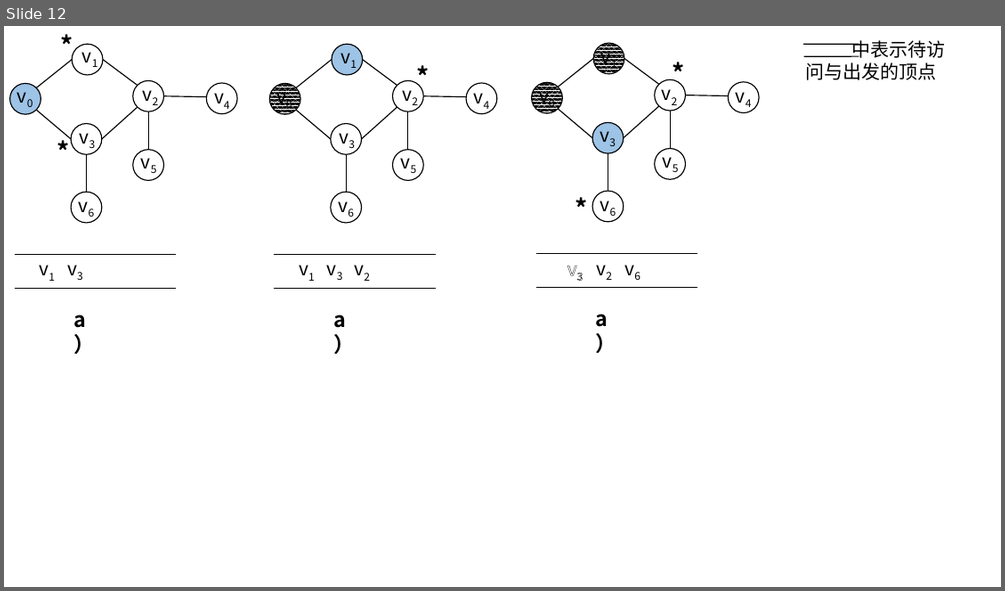
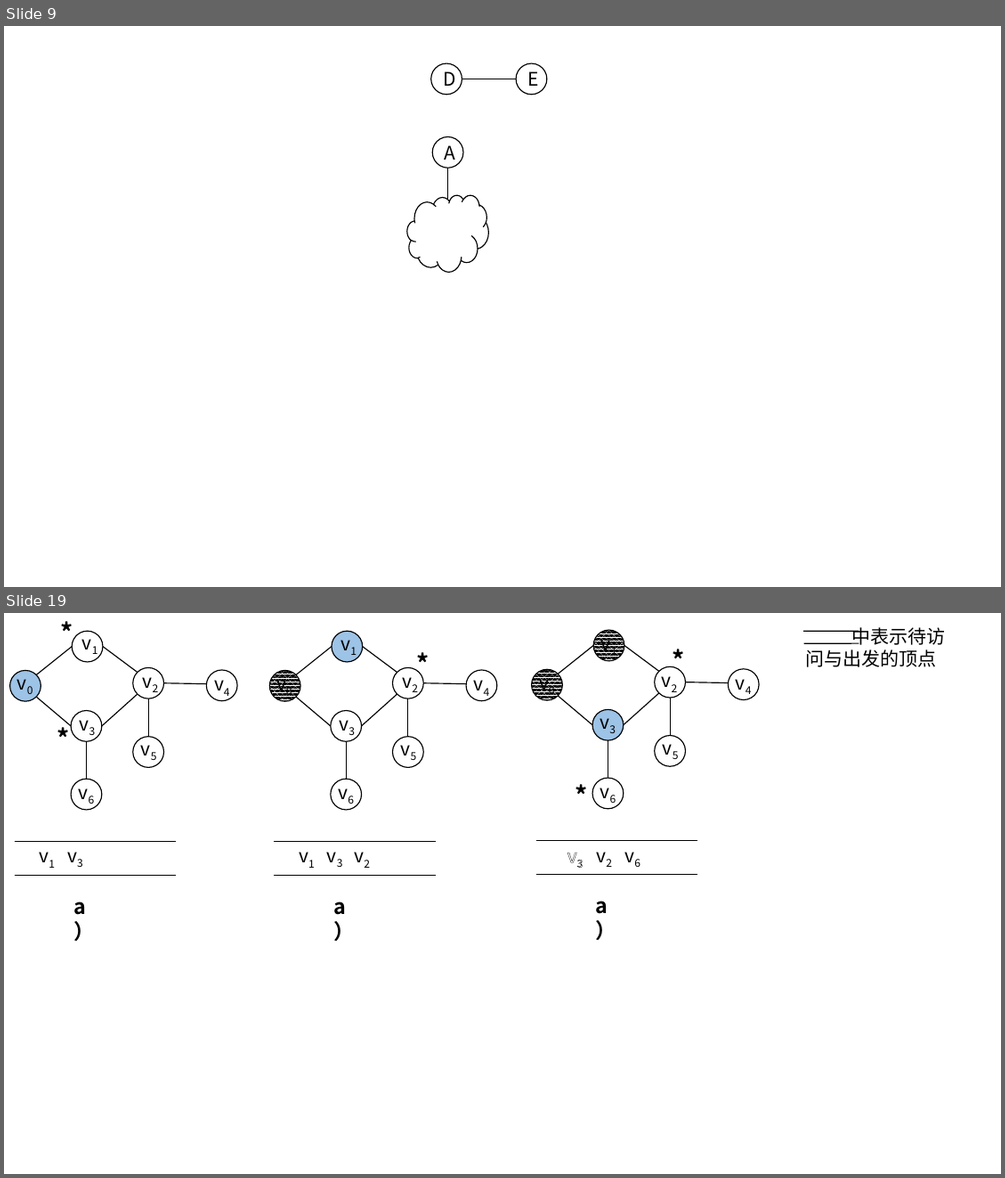
Before and after one commit to CoreLoop163/CoreLoopBooks, a slide deck: data_structure/assets/pics_and_ppts/ch5/画图用、.pptx. Shown one above the other, each under a label of ours: slide 12 before the commit, slides 9 and 19 after it; the slides between them are not shown. The pictures are 1005x591 and 1005x1178 pixels, drawn with LibreOffice and Linux fonts; fonts in the diff are those of the drawing. Boxes give left, top, right and bottom in pixels: in the first picture for what was removed or moved away, otherwise in the second. Text is boxed around its words. In the diff, an @@ line names an element or a change of style, - is before the commit and + after.

```diff
--- a/data_structure/assets/pics_and_ppts/ch5/画图用、.pptx
+++ b/data_structure/assets/pics_and_ppts/ch5/画图用、.pptx
@@ slide 9 added at [4,26,1001,587], background #FFFFFF @@
@@ ellipse added at [431,63,461,94], fill #FFFFFF, outline #000000 1 pt, 18 pt, text #000000 @@
+D
@@ ellipse added at [517,63,547,94], fill #FFFFFF, outline #000000 1 pt, 18 pt, text #000000 @@
+E
@@ line added from (517, 79) to (461, 79), #000000 1 pt @@
@@ ellipse added at [432,136,463,168], fill #FFFFFF, outline #000000 1 pt, 18 pt, text #000000 @@
+A
@@ line added from (448, 200) to (448, 168), #000000 1 pt @@
@@ cloud added at [407,195,488,272], fill #FFFFFF, outline #000000 1 pt @@
@@ what was slide 12 is now slide 19 @@
```
Also in this commit, not shown: 3 slides changed, 4 other slides added, 59 other files.
